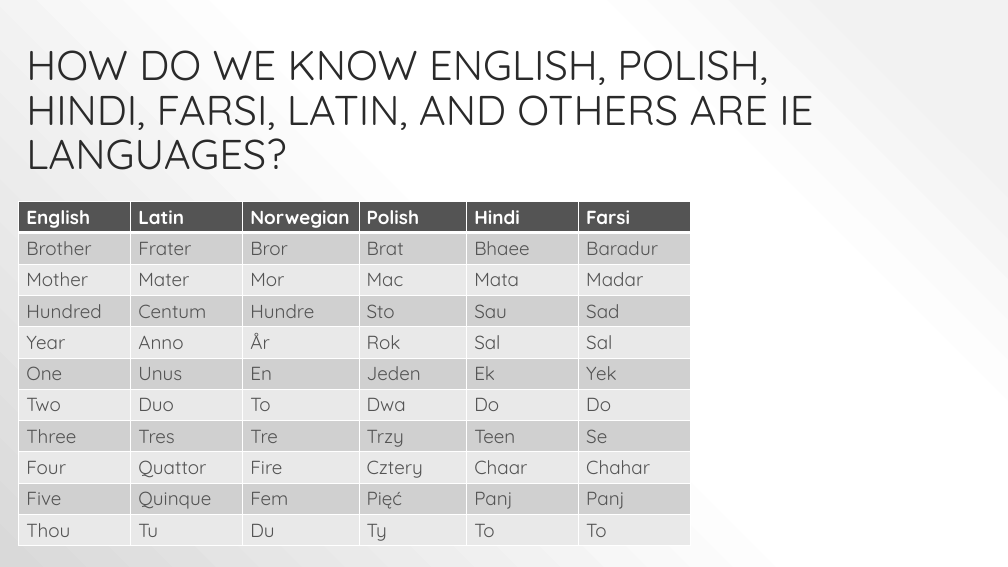
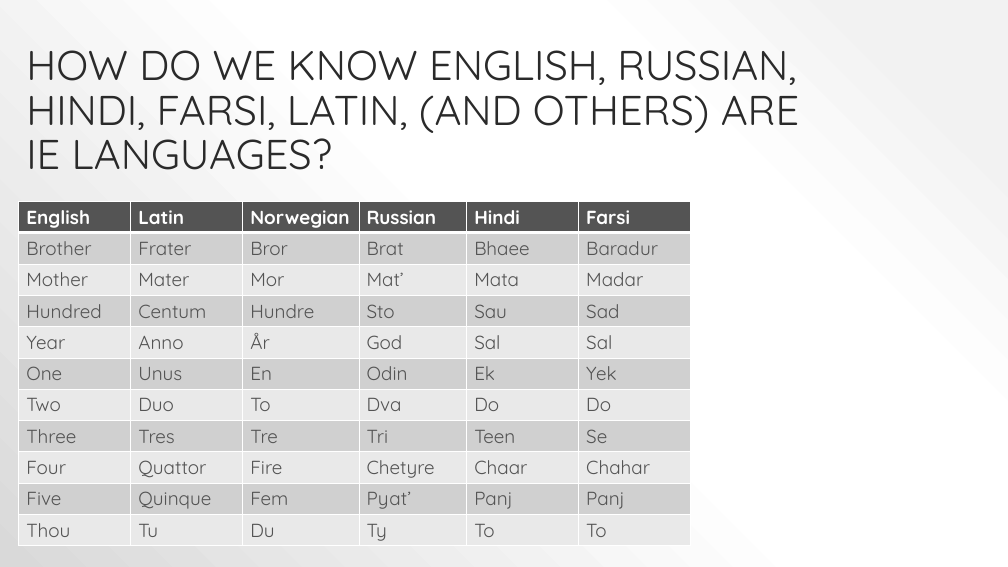
Before and after one commit to 1801Jan22Java/batch-source, a slide deck: slide 5 of 20180123_Presentation_OM.pptx. Drawn at 1008x567 pixels with LibreOffice and Linux fonts; fonts in the diff are those of the drawing. Boxes give left, top, right and bottom in pixels: in the first picture for what was removed or moved away, otherwise in the second. Text is boxed around its words. In the diff, an @@ line names an element or a change of style, - is before the commit and + after.

Commit message:
Non technical V 3
Non technical presentation (3rd iteration)

```diff
--- a/20180123_Presentation_OM.pptx
+++ b/20180123_Presentation_OM.pptx
@@ title at <box>26,50,799,170</box>: text changed @@
-HOW DO WE KNOW ENGLISH, POLISH, HINDI, FARSI, LATIN, AND OTHERS ARE IE LANGUAGES?
+HOW DO WE KNOW ENGLISH, RUSSIAN, HINDI, FARSI, LATIN, (AND OTHERS) ARE IE LANGUAGES?
@@ table at <box>19,202,690,545</box> @@
-row 1, column 4: Polish
+row 1, column 4: Russian
-row 3, column 4: Mac
+row 3, column 4: Mat’
-row 5, column 4: Rok
+row 5, column 4: God
-row 6, column 4: Jeden
+row 6, column 4: Odin
-row 7, column 4: Dwa
+row 7, column 4: Dva
-row 8, column 4: Trzy
+row 8, column 4: Tri
-row 9, column 4: Cztery
+row 9, column 4: Chetyre
-row 10, column 4: Pięć
+row 10, column 4: Pyat’
```
Also in this commit, not shown: 2 other files.
